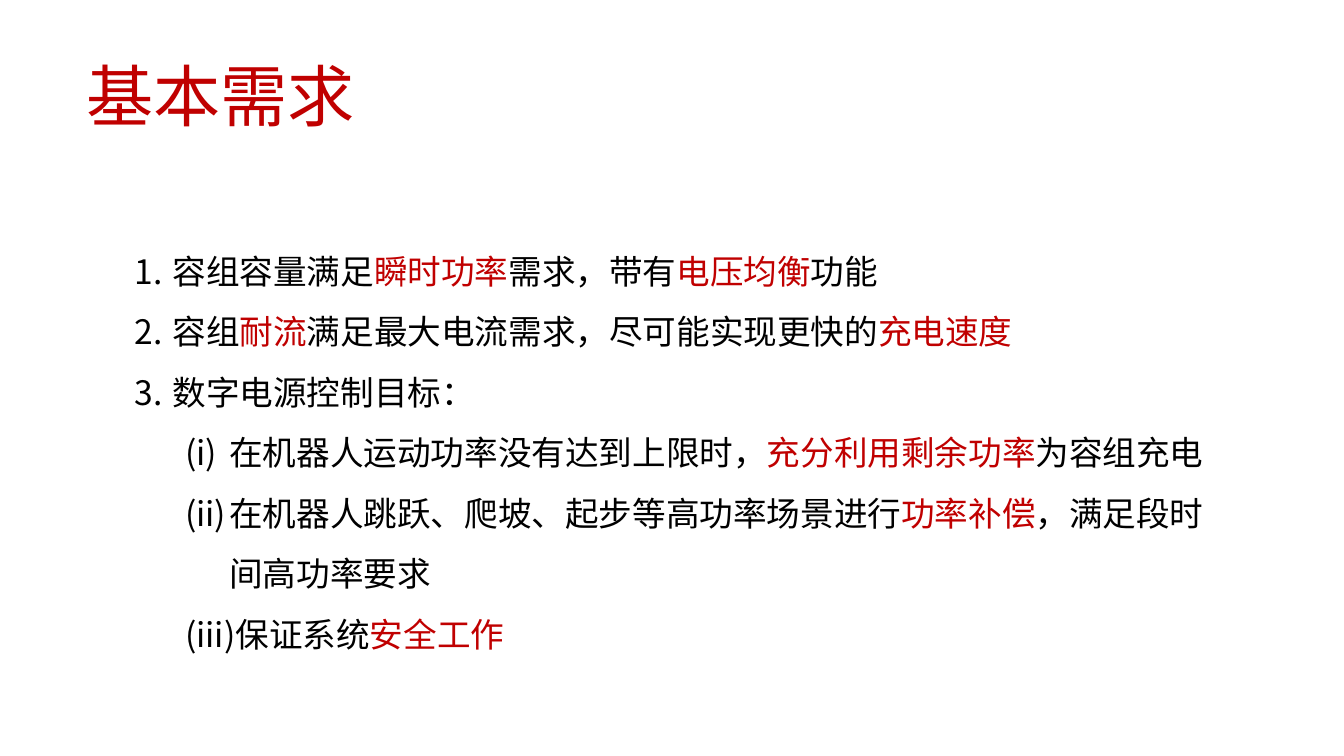
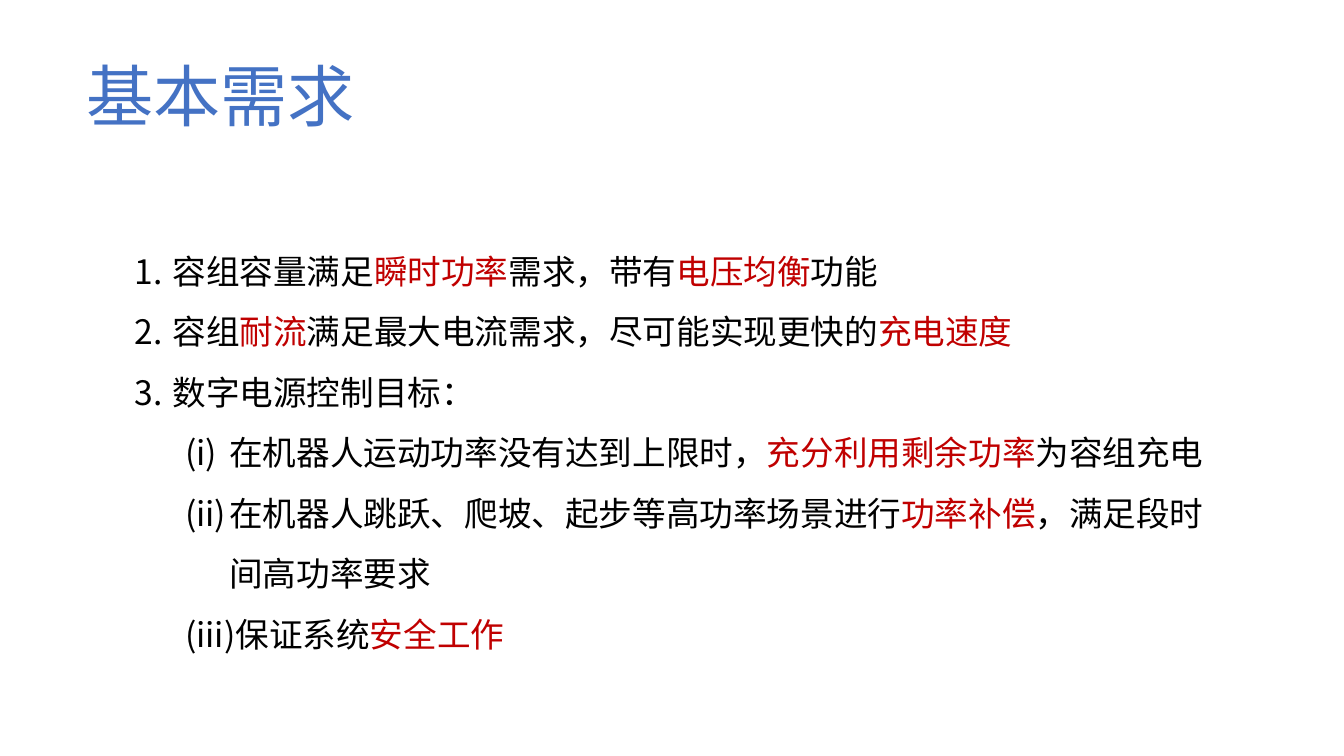
Before and after one commit to Cooper-Chou/Analog_Circuit_Experiment, a slide deck: slide 4 of 开题报告 周弘毅 钟吴子正 陈骤 魏毓瞳.pptx. Drawn at 1344x756 pixels with LibreOffice and Linux fonts; fonts in the diff are those of the drawing; background and template pictures are left out. Boxes give left, top, right and bottom in pixels: in the first picture for what was removed or moved away, otherwise in the second. Text is boxed around its words. In the diff, an @@ line names an element or a change of style, - is before the commit and + after.

```diff
--- a/开题报告 周弘毅 钟吴子正 陈骤 魏毓瞳.pptx
+++ b/开题报告 周弘毅 钟吴子正 陈骤 魏毓瞳.pptx
@@ text "基本需求" at <box>86,64,355,127</box>: text colour #C00000 to #4472C4 @@
```
Also in this commit, not shown: 1 other slide changed, 4 slides added.
